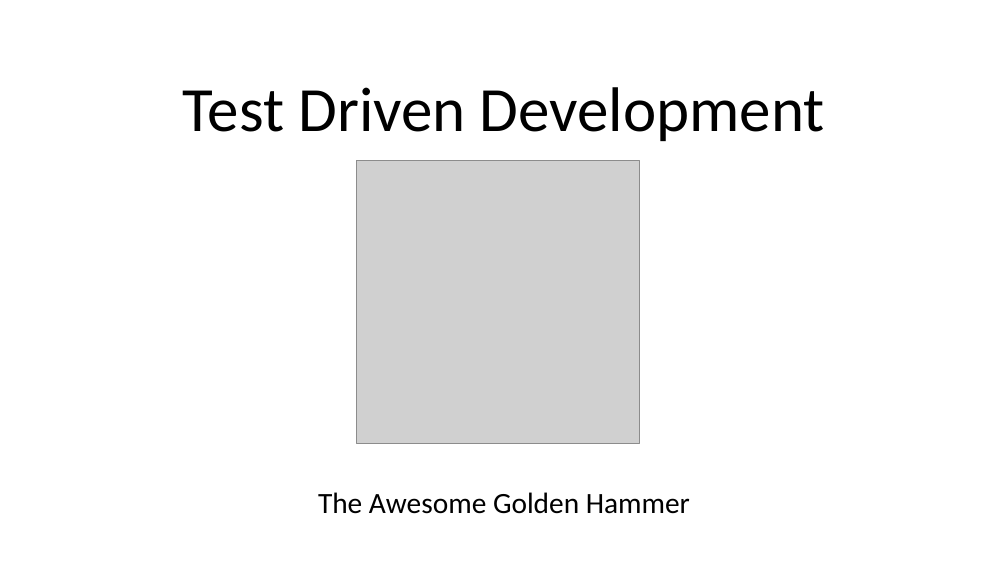
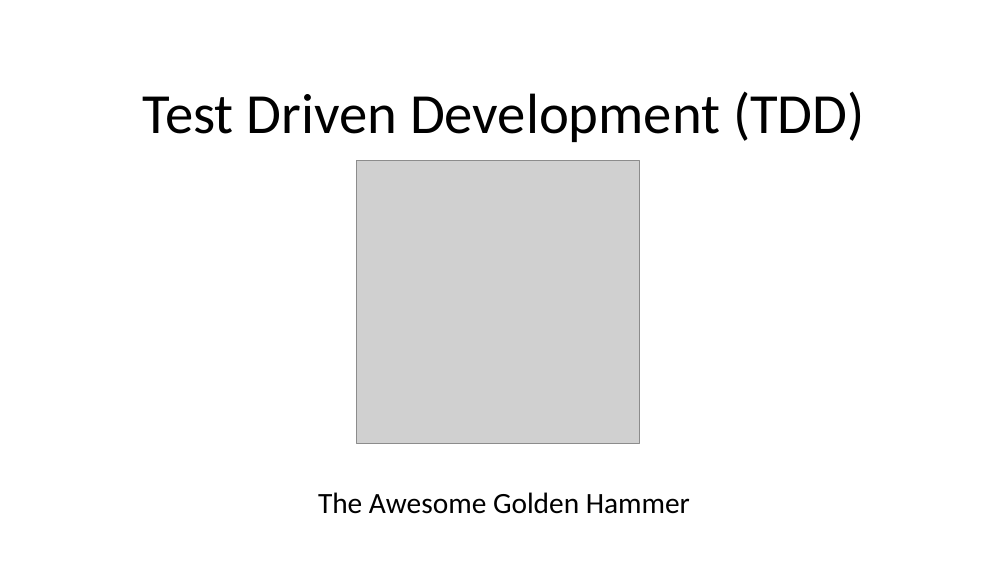
Before and after one commit to JoelViney/TestDrivenTalk, a slide deck: slide 2 of !Test Driven Development.pptx. Drawn at 1008x567 pixels with LibreOffice and Linux fonts; fonts in the diff are those of the drawing; grey boxes stand for pictures. Boxes give left, top, right and bottom in pixels: in the first picture for what was removed or moved away, otherwise in the second. Text is boxed around its words. In the diff, an @@ line names an element or a change of style, - is before the commit and + after.

```diff
--- a/!Test Driven Development.pptx
+++ b/!Test Driven Development.pptx
@@ title at <box>143,91,865,142</box>: text changed; size 60 to 54 pt @@
-Test Driven Development
+Test Driven Development (TDD)
```
Also in this commit, not shown: 8 other slides changed, 11 slides added, 1 slide removed, 20 other files.
